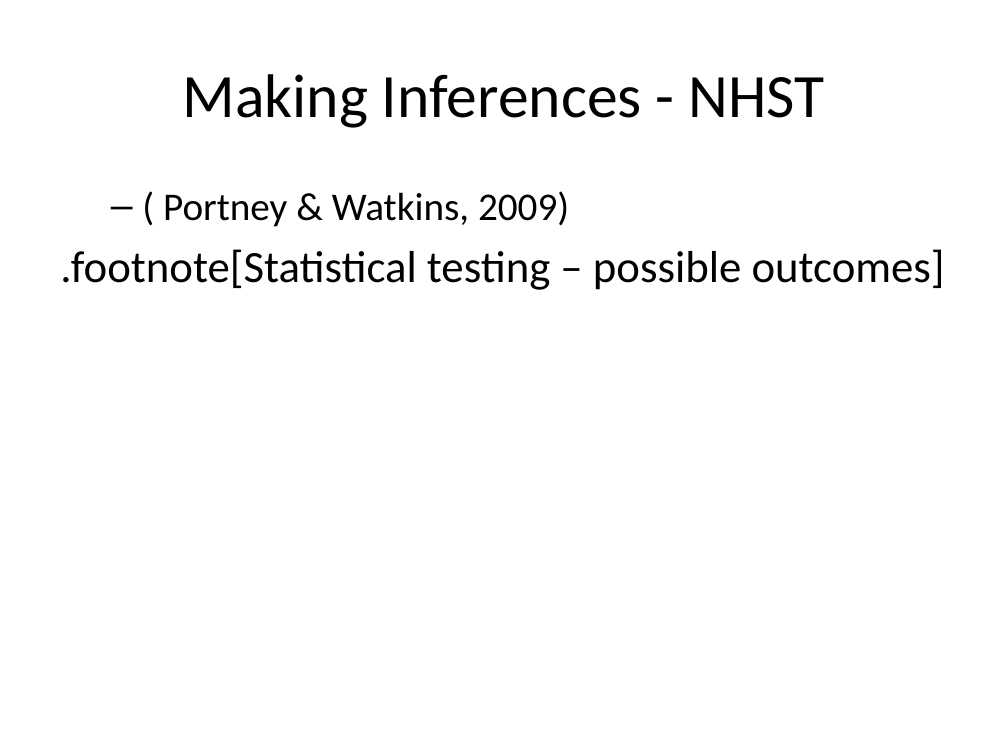
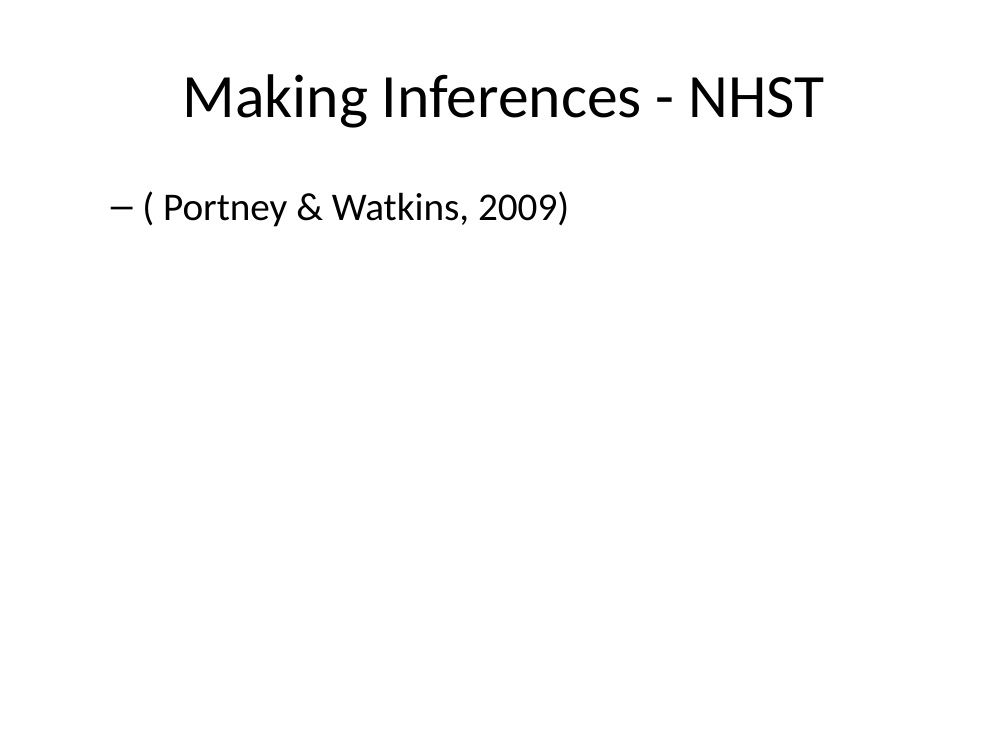
Before and after one commit to classes-medb/5510, a slide deck: slide 11 of doc/video-12-data-analysis.pptx. Drawn at 1008x756 pixels with LibreOffice and Linux fonts; fonts in the diff are those of the drawing. Boxes give left, top, right and bottom in pixels: in the first picture for what was removed or moved away, otherwise in the second. Text is boxed around its words. In the diff, an @@ line names an element or a change of style, - is before the commit and + after.

```diff
--- a/doc/video-12-data-analysis.pptx
+++ b/doc/video-12-data-analysis.pptx
@@ text at (60,249,945,290): paragraph removed @@
-.footnote[Statistical testing – possible outcomes]
```
Also in this commit, not shown: 3 other slides changed, 4 slides added, 4 slides removed, 1 other file.
